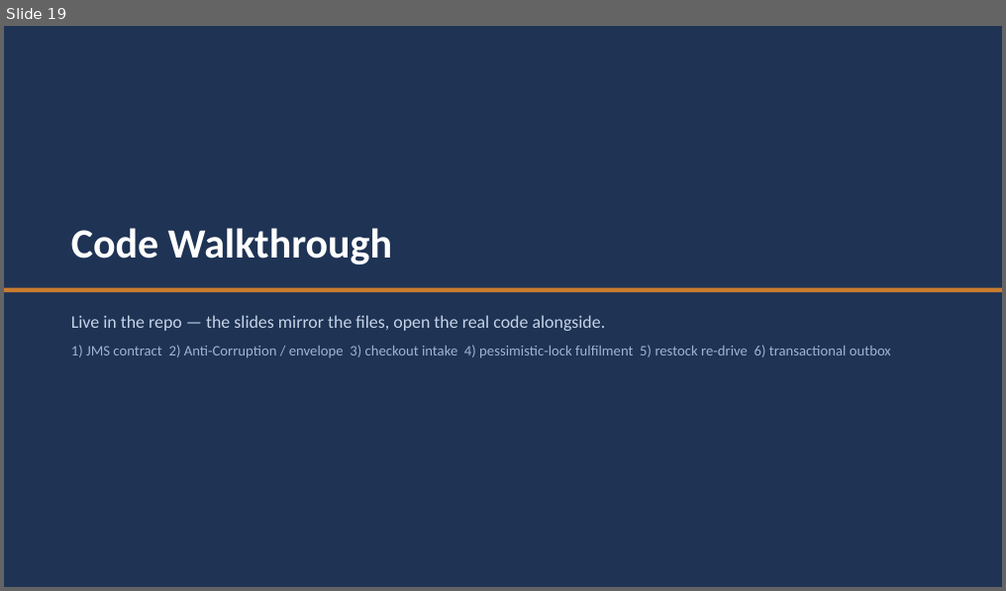
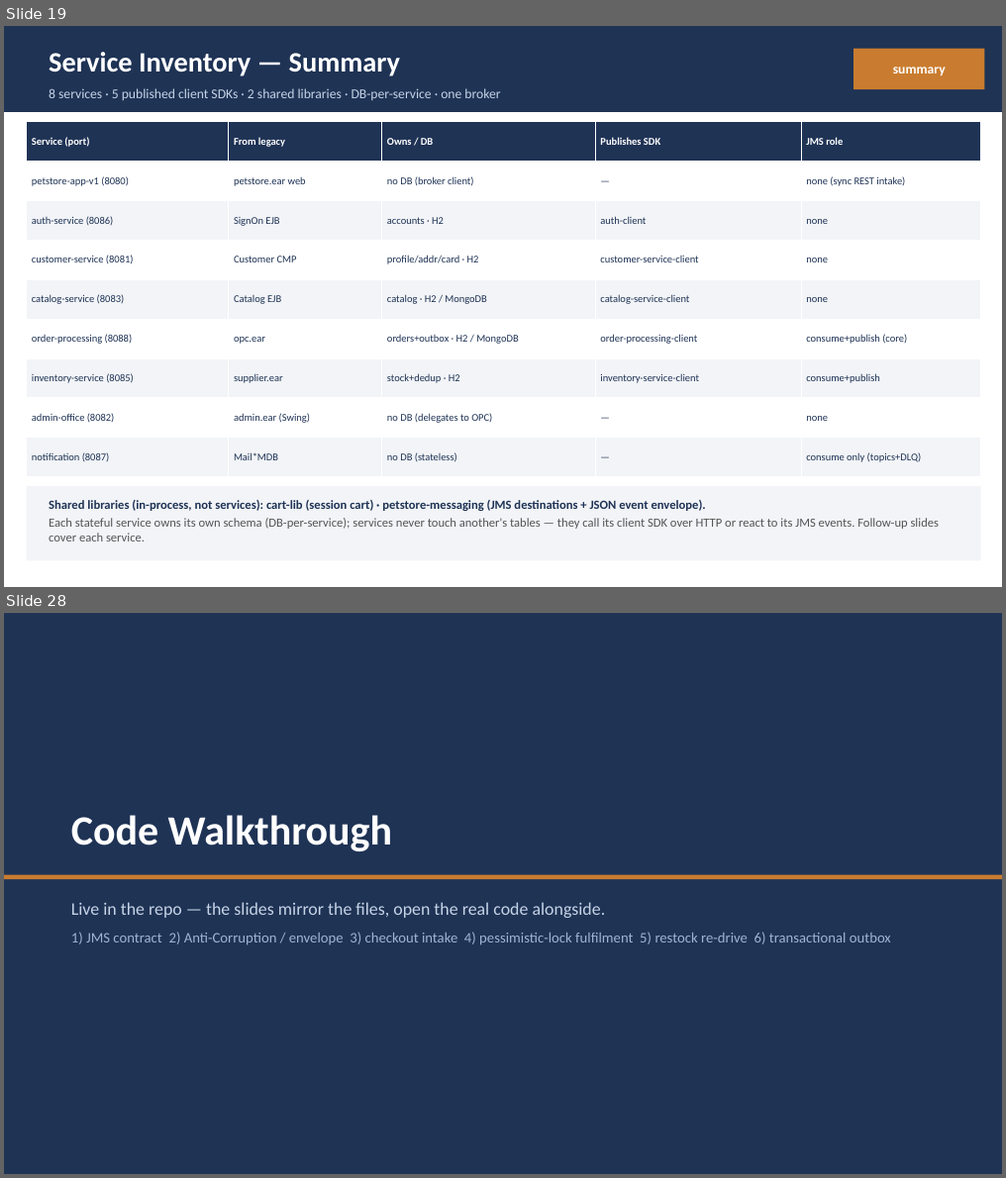
Before and after one commit to Vishak-94/pet-store, a slide deck: docs/PetStore_Demo_45min.pptx. Shown one above the other, each under a label of ours: slide 19 before the commit, slides 19 and 28 after it; the slides between them are not shown. The pictures are 1006x591 and 1006x1178 pixels, drawn with LibreOffice and Linux fonts; fonts in the diff are those of the drawing. Boxes give left, top, right and bottom in pixels: in the first picture for what was removed or moved away, otherwise in the second. Text is boxed around its words. In the diff, an @@ line names an element or a change of style, - is before the commit and + after.

```diff
--- a/docs/PetStore_Demo_45min.pptx
+++ b/docs/PetStore_Demo_45min.pptx
@@ slide 19 added at <box>4,26,1002,587</box>, background #FFFFFF @@
@@ rectangle added at <box>4,26,1002,112</box>, fill #1F3355 @@
@@ text added at <box>49,52,400,76</box>, 27 pt, text #FFFFFF, bold @@
+Service Inventory — Summary
@@ rectangle added at <box>853,49,985,89</box>, fill #C97C2F @@
@@ text added at <box>893,67,945,76</box>, 13 pt, text #FFFFFF, bold @@
+summary
@@ text added at <box>49,88,500,100</box>, 13 pt, text #C5D3E6 @@
+8 services · 5 published client SDKs · 2 shared libraries · DB-per-service · one broker
@@ table added at <box>27,122,981,477</box>, 9 rows, 5 columns @@
+Service (port) | From legacy | Owns / DB | Publishes SDK | JMS role
+petstore-app-v1 (8080) | petstore.ear web | no DB (broker client) | — | none (sync REST intake)
+auth-service (8086) | SignOn EJB | accounts · H2 | auth-client | none
+customer-service (8081) | Customer CMP | profile/addr/card · H2 | customer-service-client | none
+catalog-service (8083) | Catalog EJB | catalog · H2 / MongoDB | catalog-service-client | none
+order-processing (8088) | opc.ear | orders+outbox · H2 / MongoDB | order-processing-client | consume+publish (core)
+inventory-service (8085) | supplier.ear | stock+dedup · H2 | inventory-service-client | consume+publish
+admin-office (8082) | admin.ear (Swing) | no DB (delegates to OPC) | — | none
+notification (8087) | Mail*MDB | no DB (stateless) | — | consume only (topics+DLQ)
@@ rectangle added at <box>27,486,981,562</box>, fill #F2F4F7 @@
@@ text added at <box>49,500,939,542</box>, 12 pt, text #555555 @@
+Shared libraries (in-process, not services): cart-lib (session cart) · petstore-messaging (JMS destinations + JSON event envelope).
+Each stateful service owns its own schema (DB-per-service); services never touch another's tables — they call its client SDK over HTTP or react to its JMS events. Follow-up slides cover each service.
@@ what was slide 19 is now slide 28 @@
```
Also in this commit, not shown: 1 slide changed, 8 other slides added, 1 other file.
